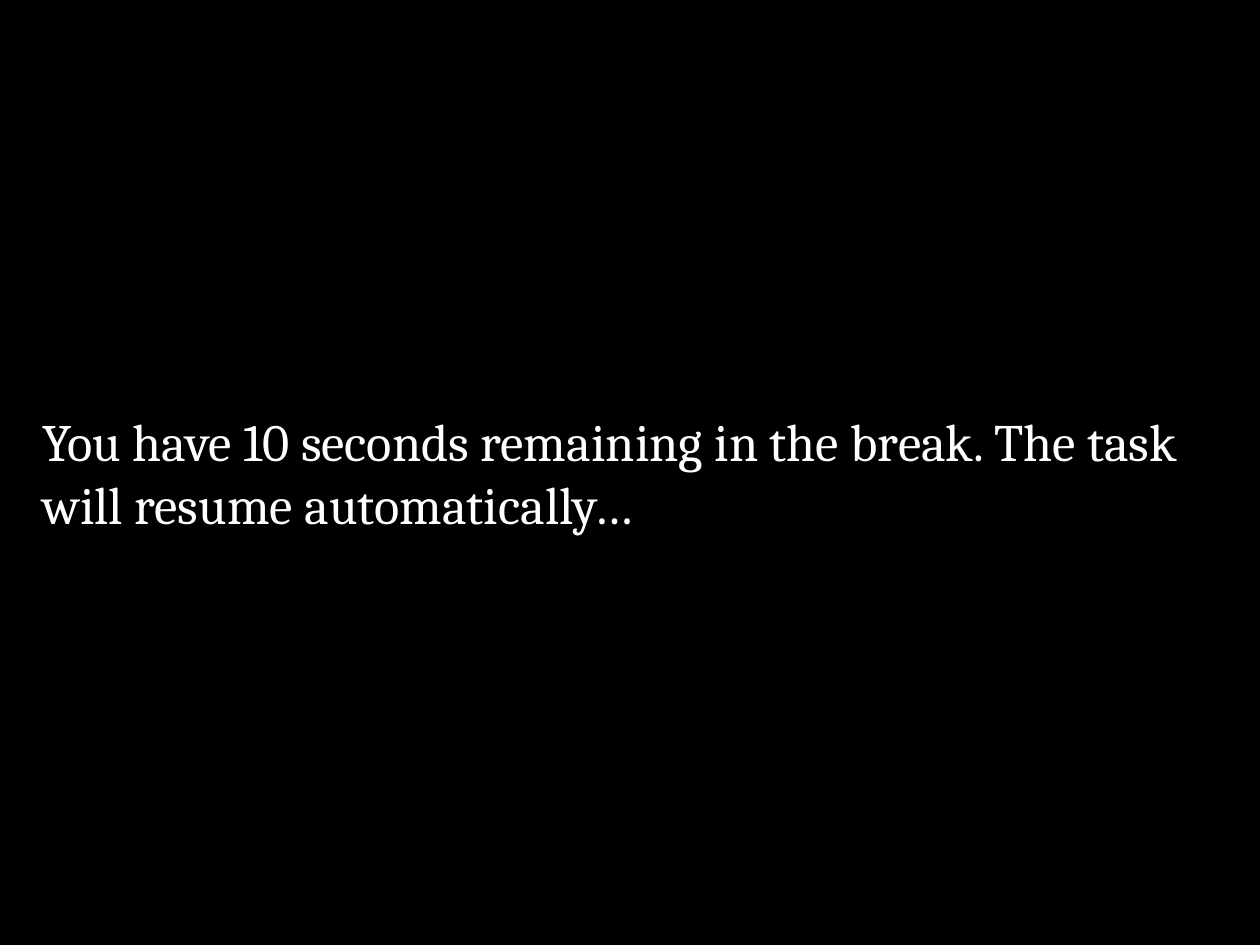
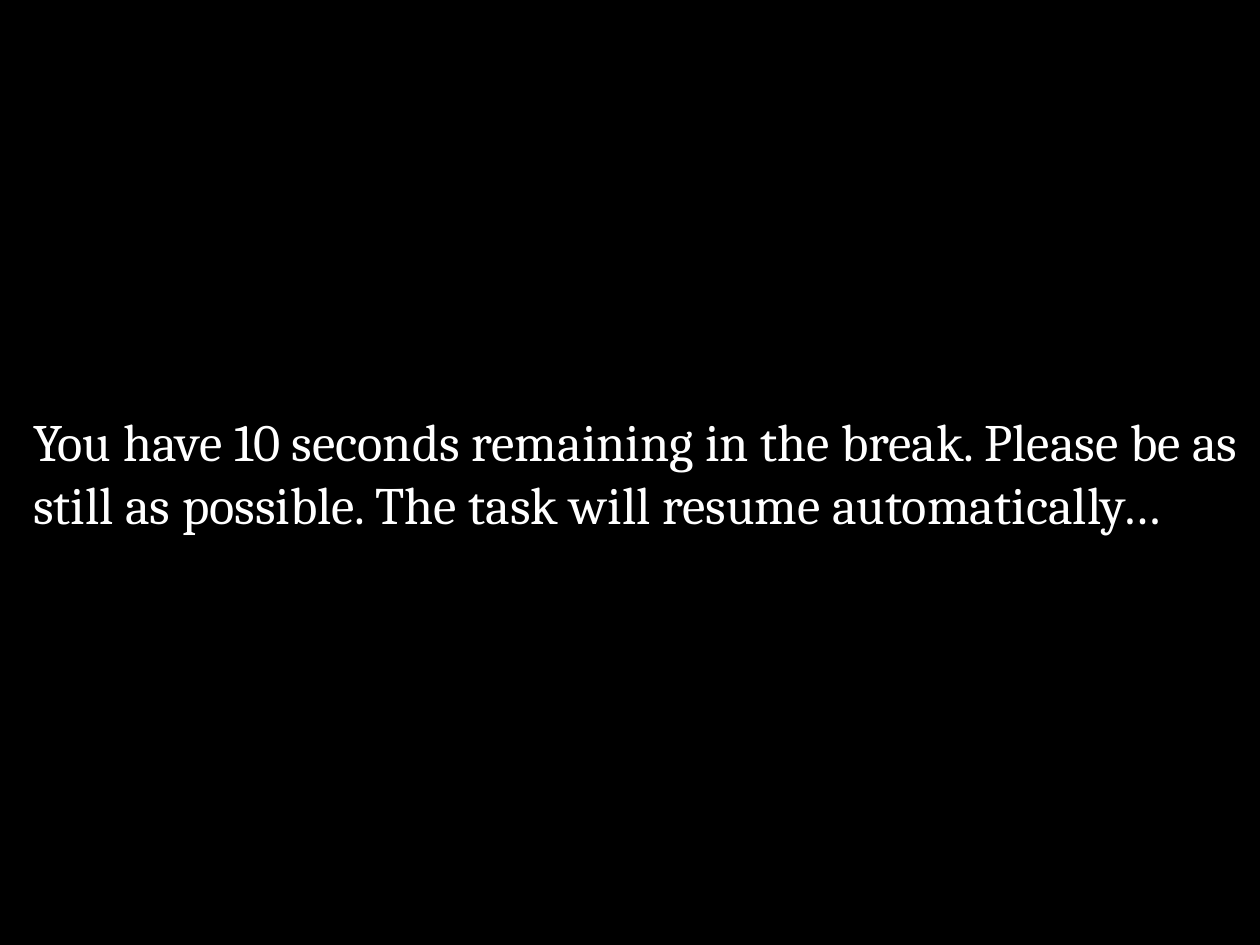
Before and after one commit to EmbodiedResearchLab/Vitality-Tactile-Detection, a slide deck: slide 23 of Stimuli/new/General instructions.pptx. Drawn at 1260x945 pixels with LibreOffice and Linux fonts; fonts in the diff are those of the drawing. Boxes give left, top, right and bottom in pixels: in the first picture for what was removed or moved away, otherwise in the second. Text is boxed around its words. In the diff, an @@ line names an element or a change of style, - is before the commit and + after.

```diff
--- a/Stimuli/new/General instructions.pptx
+++ b/Stimuli/new/General instructions.pptx
@@ text at <box>33,424,1237,535</box>: text changed @@
-You have 10 seconds remaining in the break. The task will resume automatically…
+You have 10 seconds remaining in the break. Please be as still as possible. The task will resume automatically…
```
Also in this commit, not shown: 15 other slides changed, 16 other files.
